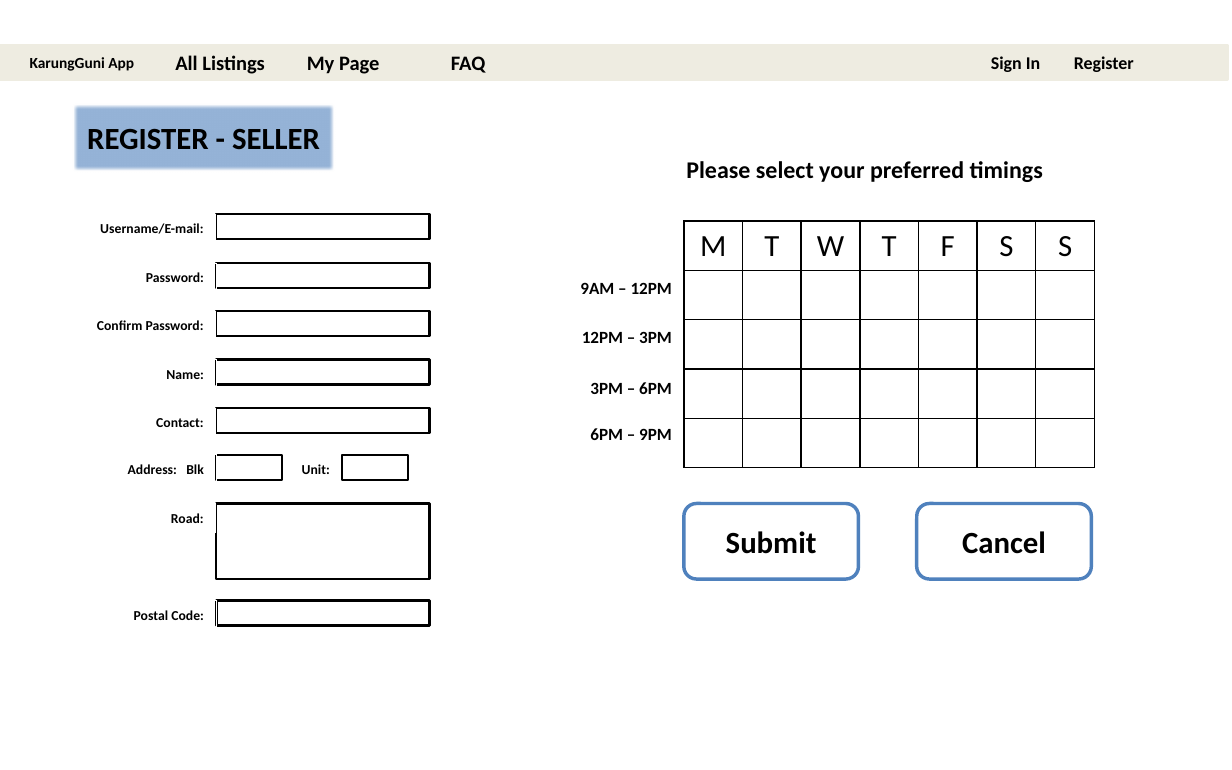
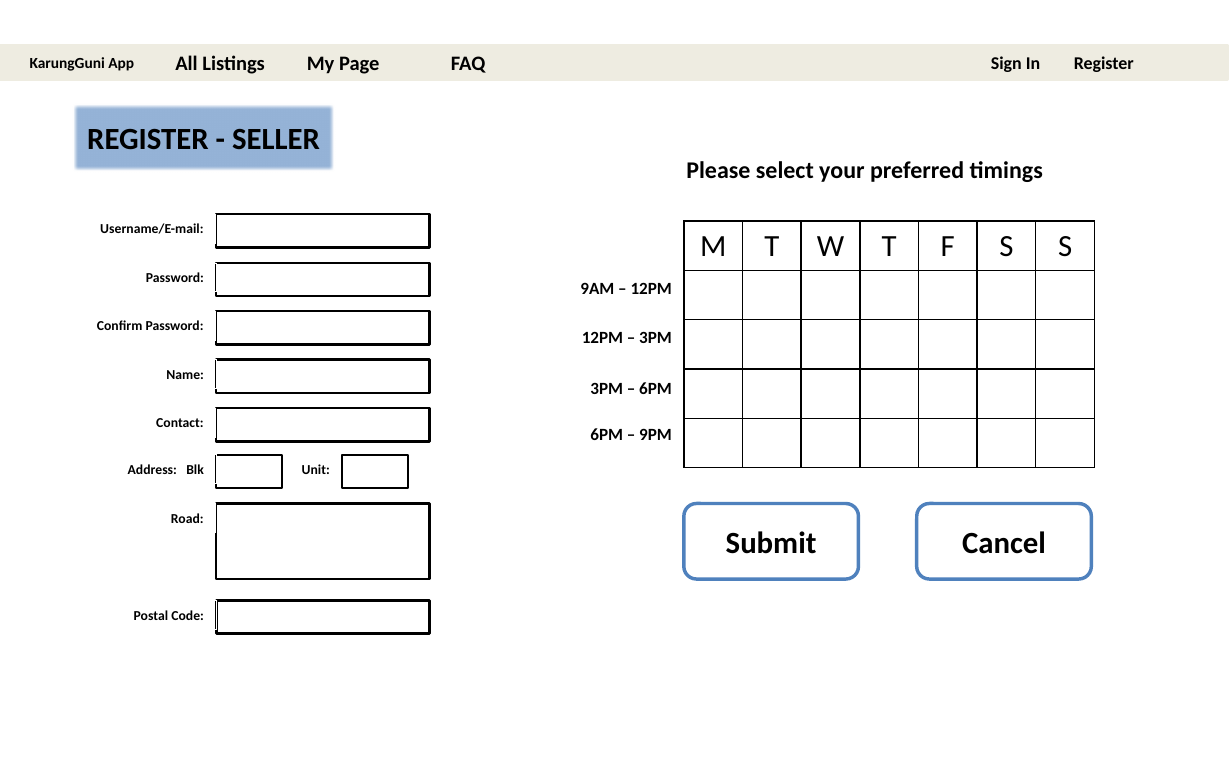
Before and after one commit to chenshiqi/IDP, a slide deck: slide 3 of Mock Up.pptx. Drawn at 1232x770 pixels with LibreOffice and Linux fonts; fonts in the diff are those of the drawing; background and template pictures are left out. Boxes give left, top, right and bottom in pixels: in the first picture for what was removed or moved away, otherwise in the second. Text is boxed around its words. In the diff, an @@ line names an element or a change of style, - is before the commit and + after.

```diff
--- a/Mock Up.pptx
+++ b/Mock Up.pptx
@@ rectangle: place and size @@
-rectangle at [216, 214, 429, 239]
+rectangle at [216, 214, 429, 248]
@@ rectangle: place and size @@
-rectangle at [216, 264, 429, 288]
+rectangle at [216, 264, 429, 297]
@@ rectangle: place and size @@
-rectangle at [216, 312, 429, 336]
+rectangle at [216, 312, 429, 345]
@@ rectangle: place and size @@
-rectangle at [216, 360, 429, 384]
+rectangle at [216, 360, 429, 393]
@@ rectangle: place and size @@
-rectangle at [216, 408, 429, 432]
+rectangle at [216, 408, 429, 441]
@@ rectangle: place and size @@
-rectangle at [216, 455, 282, 479]
+rectangle at [216, 455, 282, 488]
@@ rectangle: place and size @@
-rectangle at [342, 455, 409, 479]
+rectangle at [342, 455, 409, 488]
@@ rectangle: place and size @@
-rectangle at [217, 600, 430, 625]
+rectangle at [217, 600, 430, 633]
```
Also in this commit, not shown: 3 other slides changed, 2 slides added, 1 slide removed.
